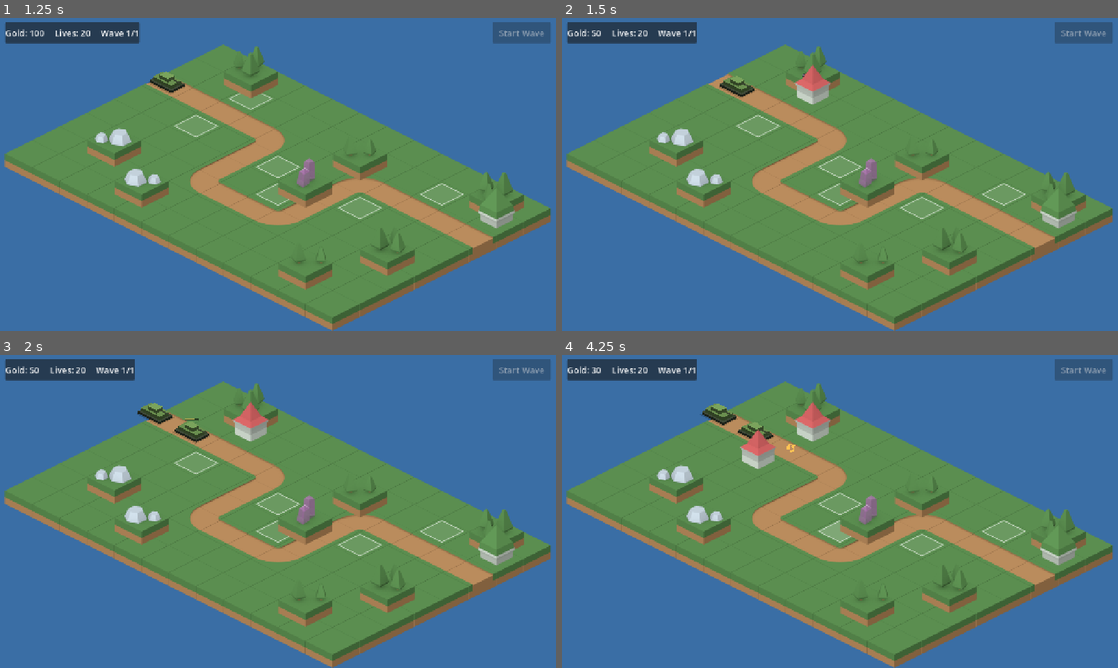
Above: before the commit, frames 1-4 (two rows, left to right).
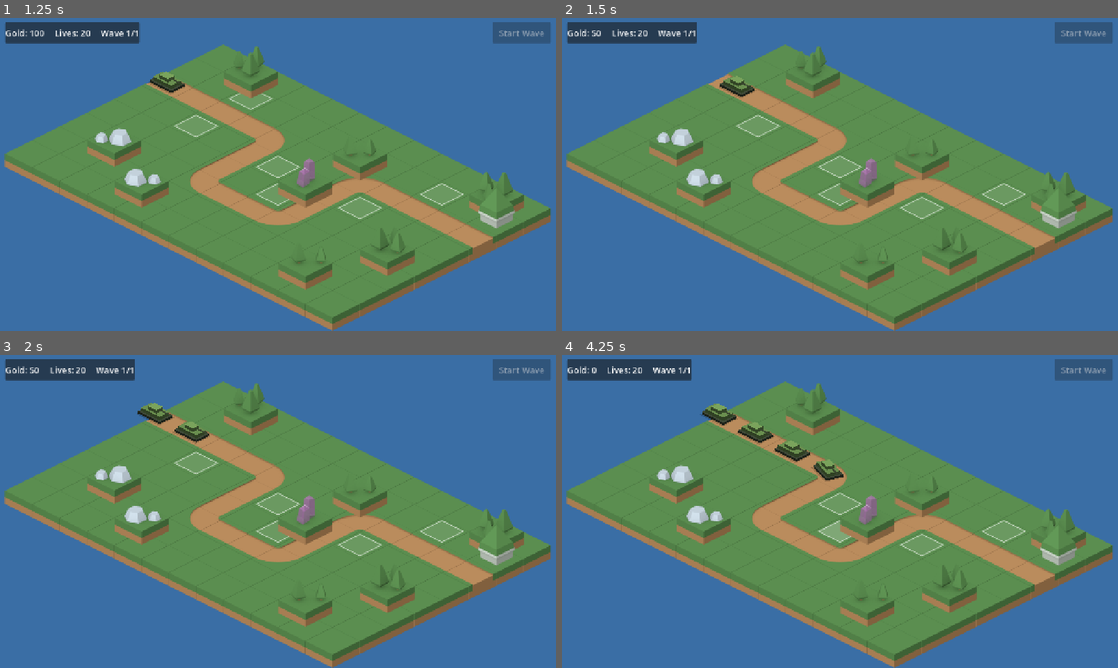
Above: after the commit, the same moments.

Repository: ldimitrov/tankbusters
Game: Godot game, scene res://scenes/main/main.tscn
Same seed, same stepped clock (60 frames per second), same inputs: the game is played once before the commit and once after it.
Inputs (mouse positions are in pixels of both pictures, inside the frame that each line leads up to):
- Up to frame 1 (1.25 s): click "Start Wave" at 0.5 s
- Up to frame 2 (1.5 s): move the mouse to (812, 99) at 1.27 s; click (812, 99) at 1.42 s
- Up to frame 3 (2 s): no input
- Up to frame 4 (4.25 s): move the mouse to (756, 464) at 2.02 s; click (756, 464) at 2.17 s; move the mouse to (840, 505) at 2.77 s; click (840, 505) at 2.92 s; move the mouse to (840, 530) at 3.52 s; click (840, 530) at 3.67 s

Frame 1 is identical in both runs. In frame 2, 0.5% of the frame differs, in the area x 41-49%, y 14-28%; in frame 3, 0.5%; in frame 4, 1.8%, in the area x 5-51%, y 1-41%.
Error after the commit: Invalid access to property or key 'tiers' on a base object of type 'Nil'. (res://scenes/turrets/turret.gd:35)

Commit message:
feat: data-driven tiered turrets with shoot and slow-aura modes

Diff:
--- a/scenes/turrets/turret.gd
+++ b/scenes/turrets/turret.gd
@@ -1,18 +1,19 @@
 class_name Turret
 extends Node2D
-## A cannon tower. Every frame it looks for the tank that is furthest along
-## the road within range ("first" targeting — the classic TD default) and
-## fires when its cooldown allows.
-
-## @export makes these editable per-instance in the Inspector — later, turret
-## tiers will just be different values for these numbers.
-@export var fire_range := 175.0  # radius in ground units, not screen pixels
-@export var fire_interval := 0.9
-@export var damage := 34.0
+## A tower driven entirely by a TurretData resource: which family it is and
+## which tier it has reached decide its sprite and stats. Two behaviors:
+## shooting (damage > 0, fires cannonballs at the "first" tank in range) and
+## frost aura (slow_factor > 0, slows every tank inside the range ellipse).
 
 const CANNONBALL_SCENE := preload("res://scenes/turrets/cannonball.tscn")
-## Where cannonballs appear, relative to the tower base (top of the tower).
-const MUZZLE_OFFSET := Vector2(0, -58)
+## How often the aura re-applies its slow; the effect outlives it slightly.
+const AURA_TICK := 0.2
+const SELL_RATIO := 0.7
+
+var data: TurretData
+var tier_index := 0
+## Total gold spent on this turret (build + upgrades) — basis for sell value.
+var invested := 0
 
 var show_range := false:
 	set(value):
@@ -20,27 +21,78 @@
 		queue_redraw()
 
 var _cooldown := 0.0
+var _muzzle := Vector2.ZERO
+
+@onready var sprite: Sprite2D = $Sprite
+
+
+func _ready() -> void:
+	invested += tier().cost
+	_apply_tier()
+
+
+func tier() -> TurretTier:
+	return data.tiers[tier_index]
+
+
+func can_upgrade() -> bool:
+	return tier_index < data.tiers.size() - 1
+
+
+func upgrade_cost() -> int:
+	return data.tiers[tier_index + 1].cost
+
+
+func sell_value() -> int:
+	return int(invested * SELL_RATIO)
+
+
+func upgrade() -> void:
+	tier_index += 1
+	invested += tier().cost
+	_apply_tier()
+
+
+## Swap in the tier's look and recompute where cannonballs spawn from.
+func _apply_tier() -> void:
+	sprite.texture = tier().texture
+	sprite.modulate = tier().tint
+	var height := float(tier().texture.get_height())
+	# Anchor the sprite so its base sits on the tile no matter how tall it is.
+	sprite.offset = Vector2(0, 16.0 - height / 2.0)
+	_muzzle = Vector2(0, 16.0 - height * 0.8)
+	queue_redraw()
 
 
 func _process(delta: float) -> void:
 	_cooldown -= delta
 	if _cooldown > 0.0:
 		return
-	var target := _pick_target()
-	if target != null:
-		_shoot(target)
-		_cooldown = fire_interval
+	if tier().slow_factor > 0.0:
+		for tank in _tanks_in_range():
+			tank.apply_slow(tier().slow_factor, AURA_TICK + 0.25)
+		_cooldown = AURA_TICK
+	else:
+		var target := _pick_target()
+		if target != null:
+			_shoot(target)
+			_cooldown = tier().fire_interval
+
+
+func _tanks_in_range() -> Array[Tank]:
+	var result: Array[Tank] = []
+	for node in get_tree().get_nodes_in_group("tanks"):
+		var tank := node as Tank
+		# Range is a circle on the GROUND, which the camera sees as an ellipse,
+		# so measure the un-projected distance instead of the on-screen one.
+		if Iso.screen_to_ground(tank.global_position - global_position).length() <= tier().fire_range:
+			result.append(tank)
+	return result
 
 
 func _pick_target() -> Tank:
 	var best: Tank = null
-	for node in get_tree().get_nodes_in_group("tanks"):
-		var tank := node as Tank
-		# Range is a circle on the GROUND, which the camera sees as an ellipse,
-		# so measure the un-projected distance instead of the on-screen one.
-		var offset := Iso.screen_to_ground(tank.global_position - global_position)
-		if offset.length() > fire_range:
-			continue
+	for tank in _tanks_in_range():
 		if best == null or tank.progress > best.progress:
 			best = tank
 	return best
@@ -49,9 +101,9 @@
 func _shoot(target: Tank) -> void:
 	var ball := CANNONBALL_SCENE.instantiate()
 	ball.target = target
-	ball.damage = damage
-	ball.position = position + MUZZLE_OFFSET
-	# Sibling, not child: the ball must keep flying if this turret is removed,
+	ball.damage = tier().damage
+	ball.position = position + _muzzle
+	# Sibling, not child: the ball must keep flying if this turret is sold,
 	# and it lives in the same Y-sorted layer as tanks and turrets.
 	add_sibling(ball)
 
@@ -63,7 +115,8 @@
 	var points := PackedVector2Array()
 	for i in 48:
 		var angle := TAU * i / 48.0
-		points.append(Iso.ground_to_screen(Vector2.from_angle(angle) * fire_range))
-	draw_colored_polygon(points, Color(1, 1, 1, 0.08))
+		points.append(Iso.ground_to_screen(Vector2.from_angle(angle) * tier().fire_range))
+	var color := Color(0.6, 0.85, 1.0) if tier().slow_factor > 0.0 else Color.WHITE
+	draw_colored_polygon(points, Color(color, 0.08))
 	points.append(points[0])
-	draw_polyline(points, Color(1, 1, 1, 0.4), 1.5, true)
+	draw_polyline(points, Color(color, 0.4), 1.5, true)
--- a/scenes/turrets/turret.tscn
+++ b/scenes/turrets/turret.tscn
@@ -1,11 +1,8 @@
-[gd_scene load_steps=3 format=3]
+[gd_scene load_steps=2 format=3]
 
 [ext_resource type="Script" path="res://scenes/turrets/turret.gd" id="1"]
-[ext_resource type="Texture2D" path="res://assets/kenney/PNG/Towers (grey)/tower_35.png" id="2"]
 
 [node name="Turret" type="Node2D"]
 script = ExtResource("1")
 
 [node name="Sprite" type="Sprite2D" parent="."]
-position = Vector2(0, -33)
-texture = ExtResource("2")
